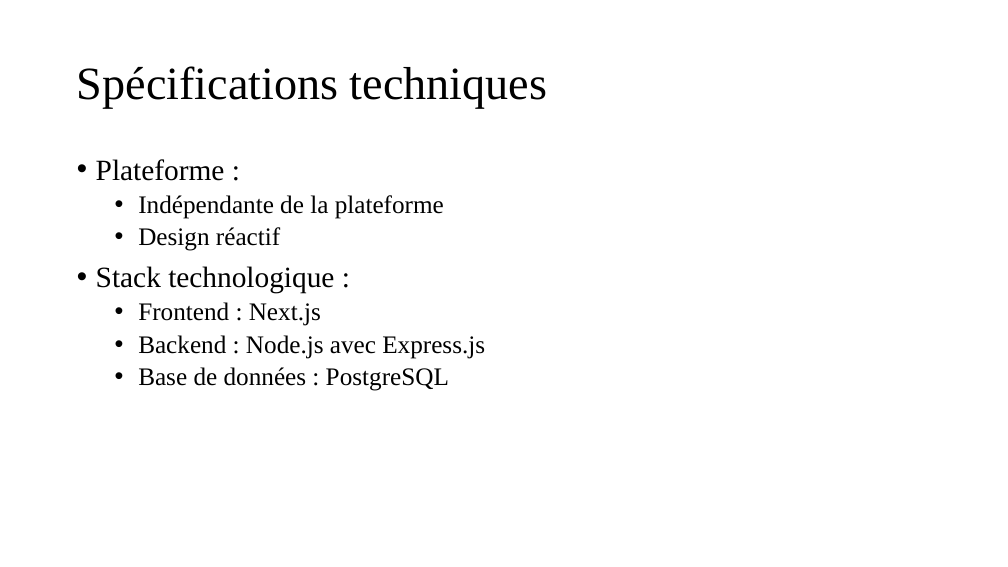
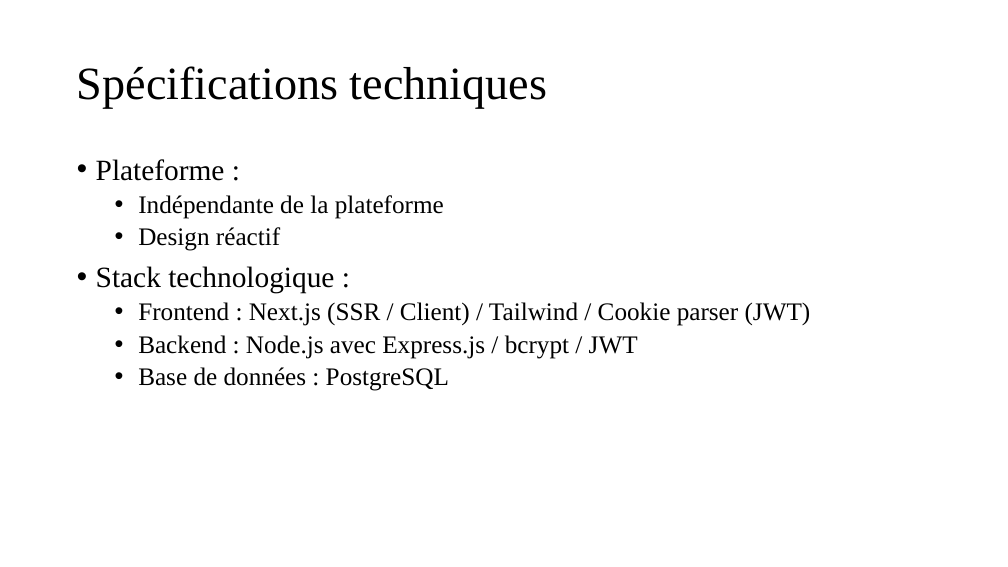
Before and after one commit to EsFrost/m2i_projet, a slide deck: slide 5 of to_send/presentation_fr.pptx (slide 4 before the commit). Drawn at 1008x567 pixels with LibreOffice and Linux fonts; fonts in the diff are those of the drawing. Boxes give left, top, right and bottom in pixels: in the first picture for what was removed or moved away, otherwise in the second. Text is boxed around its words. In the diff, an @@ line names an element or a change of style, - is before the commit and + after.

Commit message:
Changes to presentation

```diff
--- a/to_send/presentation_fr.pptx
+++ b/to_send/presentation_fr.pptx
@@ text at <box>138,302,811,359</box>: text changed @@
-  • Frontend : Next.js
-  • Backend : Node.js avec Express.js
+  • Frontend : Next.js (SSR / Client) / Tailwind / Cookie parser (JWT)
+  • Backend : Node.js avec Express.js / bcrypt / JWT
```
Also in this commit, not shown: 8 other slides changed, 2 slides added.
